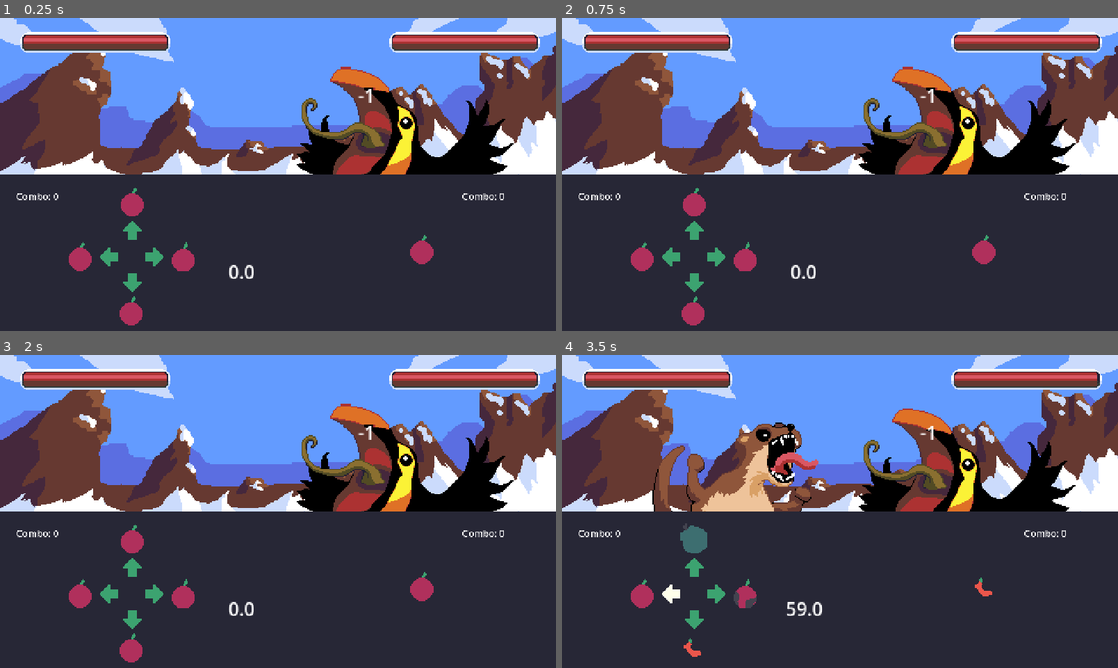
Above: before the commit, frames 1-4 (two rows, left to right).
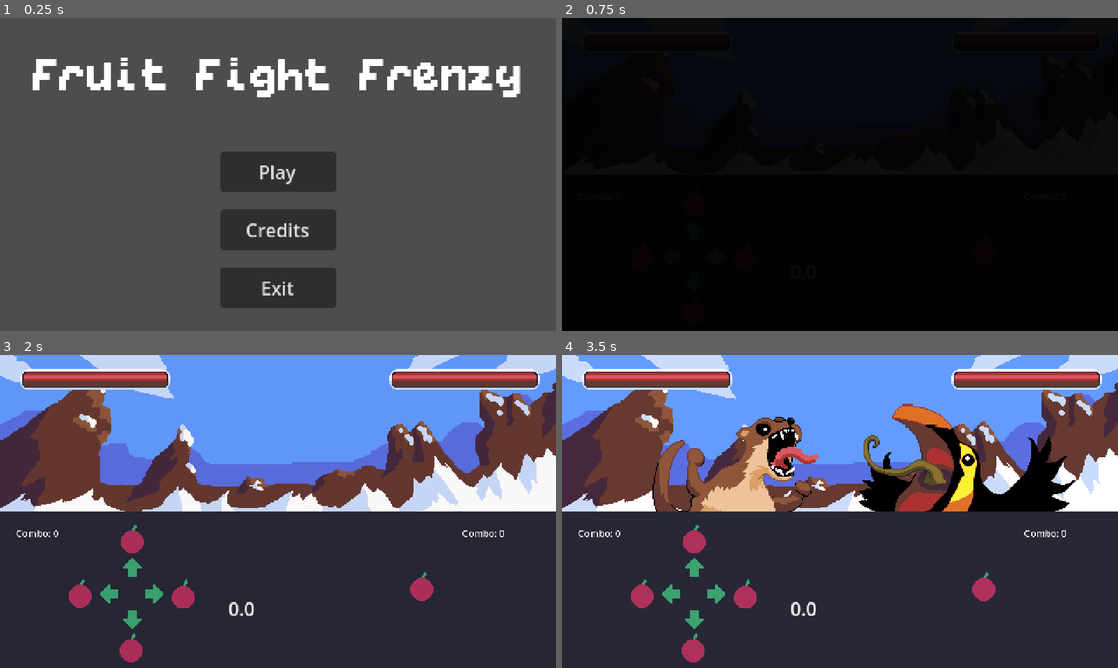
Above: after the commit, the same moments.

Repository: Explocamper2/peak_apples
Game: Godot game, scene res://main_menu.tscn
The game is run twice, just before and just after one commit, with the same random seed, the same clock (stepped at 60 frames per second) and the same inputs. Before the commit the project starts from res://main.tscn.
Inputs (mouse positions are in pixels of both pictures, inside the frame that each line leads up to):
- Up to frame 1 (0.25 s): no input
- Up to frame 2 (0.75 s): click (840, 171) at 0.5 s, where only the run after the commit has a clickable "Play"
- Up to frame 3 (2 s): tap Enter (ui_accept) at 1.25, 1.52 s; hold Up (up_arrow) from 1.28 s (still down)
- Up to frame 4 (3.5 s): tap Enter (ui_accept) at 2.27 s; release Up (up_arrow) at 2.78 s; hold Left (left_arrow) from 2.78 s (still down)

The runs differ from the first frame. In frame 1, 94% of the frame differs, in the area x 0-100%, y 0-100%; in frame 2, 96%; in frame 3, 6.3%; in frame 4, 6.5%.

Commit message:
fixed intro sequence

Diff:
--- a/new-game-project/credits.gd
+++ b/new-game-project/credits.gd
@@ -7,9 +7,9 @@
 @onready var title: RichTextLabel = $CreditsContainer/title
 @onready var fade_frame: ColorRect = $FadeFrame
 
-const base_speed := 50.0
-const speed_up_multiplier := 5.0
-const lerp_speed = 2.5
+const base_speed := 30.0
+const speed_up_multiplier := 7.0
+const lerp_speed = 3.0
 const title_color := Color(0.541176, 0.168627, 0.886275, 1)
 var scroll_speed := base_speed
 var current_speed := base_speed
--- a/new-game-project/main.gd
+++ b/new-game-project/main.gd
@@ -91,16 +91,26 @@
 func round_to_dec(num, digit):
 	return round(num * pow(10.0, digit)) / pow(10.0, digit)
 
-func show_characters():
+
+func _ready() -> void:
+	start_sequence()
+
+
+func start_sequence() -> void:
+	await _run_intro_sequence()
+	start_game()
+
+func _run_intro_sequence() -> void:
+	print("starting character animation")
 	anim_player.play("character_pop_up_anim")
+	update_stage()
 	await anim_player.animation_finished
-
-func _ready() -> void:
-	update_stage()
-	await get_tree().create_timer(1).timeout
-	anim_player.play("fadeFrameOut")
-	await anim_player.animation_finished
-	show_characters()
+	print("finished animations")
+
+
+
+func start_game() -> void:
+	await get_tree().create_timer(0.5).timeout
 	round_timer.start()
 	boss_timer.start()
 	game_running = true
--- a/new-game-project/main.tscn
+++ b/new-game-project/main.tscn
@@ -200,7 +200,7 @@
 
 [sub_resource type="Animation" id="Animation_kq58d"]
 resource_name = "character_pop_up_animation"
-length = 1.5
+length = 3.0
 tracks/0/type = "bezier"
 tracks/0/imported = false
 tracks/0/enabled = true
@@ -210,7 +210,7 @@
 tracks/0/keys = {
 "handle_modes": PackedInt32Array(0, 0),
 "points": PackedFloat32Array(150, -0.25, 0, 0.25, 0, 150, -0.25, 0, 0.25, 0),
-"times": PackedFloat32Array(0, 1.5)
+"times": PackedFloat32Array(1.3, 2.8)
 }
 tracks/1/type = "bezier"
 tracks/1/imported = false
@@ -221,7 +221,7 @@
 tracks/1/keys = {
 "handle_modes": PackedInt32Array(0, 0, 0),
 "points": PackedFloat32Array(195, -0.25, 0, 0.633333, 12, 100, -0.0666666, 73, 0.157417, 24, 95, -0.20925, 28, 0.25, 0),
-"times": PackedFloat32Array(0, 1.13333, 1.5)
+"times": PackedFloat32Array(1.3, 2.43333, 2.8)
 }
 tracks/2/type = "bezier"
 tracks/2/imported = false
@@ -232,7 +232,7 @@
 tracks/2/keys = {
 "handle_modes": PackedInt32Array(0, 0),
 "points": PackedFloat32Array(350, -0.25, 0, 0.25, 0, 350, -0.25, 0, 0.25, 0),
-"times": PackedFloat32Array(0, 1.5)
+"times": PackedFloat32Array(1.3, 2.8)
 }
 tracks/3/type = "bezier"
 tracks/3/imported = false
@@ -243,7 +243,51 @@
 tracks/3/keys = {
 "handle_modes": PackedInt32Array(0, 0, 0),
 "points": PackedFloat32Array(200, -0.25, 0, 0.533333, 7, 100, -0.0666666, 77, 0.157417, 21, 100, -0.20925, 24, 0.25, 0),
-"times": PackedFloat32Array(0, 1.13333, 1.5)
+"times": PackedFloat32Array(1.3, 2.43333, 2.8)
+}
+tracks/4/type = "bezier"
+tracks/4/imported = false
+tracks/4/enabled = true
+tracks/4/path = NodePath("fade_frame:modulate:r")
+tracks/4/interp = 1
+tracks/4/loop_wrap = true
+tracks/4/keys = {
+"handle_modes": PackedInt32Array(0, 0),
+"points": PackedFloat32Array(1, -0.25, 0, 0.25, 0, 1, -0.25, 0, 0.25, 0),
+"times": PackedFloat32Array(0, 1.5)
+}
+tracks/5/type = "bezier"
+tracks/5/imported = false
+tracks/5/enabled = true
+tracks/5/path = NodePath("fade_frame:modulate:g")
+tracks/5/interp = 1
+tracks/5/loop_wrap = true
+tracks/5/keys = {
+"handle_modes": PackedInt32Array(0, 0),
+"points": PackedFloat32Array(1, -0.25, 0, 0.25, 0, 1, -0.25, 0, 0.25, 0),
+"times": PackedFloat32Array(0, 1.5)
+}
+tracks/6/type = "bezier"
+tracks/6/imported = false
+tracks/6/enabled = true
+tracks/6/path = NodePath("fade_frame:modulate:b")
+tracks/6/interp = 1
+tracks/6/loop_wrap = true
+tracks/6/keys = {
+"handle_modes": PackedInt32Array(0, 0),
+"points": PackedFloat32Array(1, -0.25, 0, 0.25, 0, 1, -0.25, 0, 0.25, 0),
+"times": PackedFloat32Array(0, 1.5)
+}
+tracks/7/type = "bezier"
+tracks/7/imported = false
+tracks/7/enabled = true
+tracks/7/path = NodePath("fade_frame:modulate:a")
+tracks/7/interp = 1
+tracks/7/loop_wrap = true
+tracks/7/keys = {
+"handle_modes": PackedInt32Array(0, 0),
+"points": PackedFloat32Array(1, -0.25, 0, 0.25, 0, 0, -0.25, 0, 0.25, 0),
+"times": PackedFloat32Array(0, 1.5)
 }
 
 [sub_resource type="Animation" id="Animation_xuqvo"]
@@ -424,6 +468,7 @@
 texture_progress_offset = Vector2(3, 3)
 
 [node name="boss_health_indicator" type="Label" parent="."]
+visible = false
 offset_left = 298.0
 offset_top = 54.5
 offset_right = 335.0
--- a/new-game-project/main_menu.gd
+++ b/new-game-project/main_menu.gd
@@ -5,6 +5,7 @@
 @onready var exit_button: Button = $exit_button
 @onready var title: Label = $title
 @onready var anim_player: AnimationPlayer = $AnimPlayer
+const MAIN = preload("res://main.tscn")
 
 func fade_frame(state : bool) -> void:
 	if state == true: anim_player.play("FadeFrameIn")
@@ -16,13 +17,18 @@
 	pass
 
 
-func _process(_delta) -> void:
-	if play_button.pressed:
-		fade_frame(false)
-		get_tree().change_scene_to_file("res://main.tscn")
-	elif credits_button.pressed:
-		fade_frame(false)
-		get_tree().change_scene_to_file("res://credits.tscn")
-	elif exit_button.pressed:
-		pass
-		# play really loud sound
+
+
+func _on_play_button_pressed() -> void:
+	fade_frame(false)
+	get_tree().change_scene_to_file("res://main.tscn")
+
+
+func _on_credits_button_pressed() -> void:
+	fade_frame(false)
+	get_tree().change_scene_to_file("res://credits.tscn")
+
+
+func _on_exit_button_pressed() -> void:
+	# play really loud sound
+	get_tree().quit()
--- a/new-game-project/main_menu.tscn
+++ b/new-game-project/main_menu.tscn
@@ -50,6 +50,53 @@
 "times": PackedFloat32Array(0, 1)
 }
 
+[sub_resource type="Animation" id="Animation_fu7sn"]
+resource_name = "FadeFrameOut"
+tracks/0/type = "bezier"
+tracks/0/imported = false
+tracks/0/enabled = true
+tracks/0/path = NodePath("fade_frame:modulate:r")
+tracks/0/interp = 1
+tracks/0/loop_wrap = true
+tracks/0/keys = {
+"handle_modes": PackedInt32Array(0, 0),
+"points": PackedFloat32Array(0, -0.25, 0, 0.25, 0, 0, -0.25, 0, 0.25, 0),
+"times": PackedFloat32Array(0, 1)
+}
+tracks/1/type = "bezier"
+tracks/1/imported = false
+tracks/1/enabled = true
+tracks/1/path = NodePath("fade_frame:modulate:g")
+tracks/1/interp = 1
+tracks/1/loop_wrap = true
+tracks/1/keys = {
+"handle_modes": PackedInt32Array(0, 0),
+"points": PackedFloat32Array(0, -0.25, 0, 0.25, 0, 0, -0.25, 0, 0.25, 0),
+"times": PackedFloat32Array(0, 1)
+}
+tracks/2/type = "bezier"
+tracks/2/imported = false
+tracks/2/enabled = true
+tracks/2/path = NodePath("fade_frame:modulate:b")
+tracks/2/interp = 1
+tracks/2/loop_wrap = true
+tracks/2/keys = {
+"handle_modes": PackedInt32Array(0, 0),
+"points": PackedFloat32Array(0, -0.25, 0, 0.25, 0, 0, -0.25, 0, 0.25, 0),
+"times": PackedFloat32Array(0, 1)
+}
+tracks/3/type = "bezier"
+tracks/3/imported = false
+tracks/3/enabled = true
+tracks/3/path = NodePath("fade_frame:modulate:a")
+tracks/3/interp = 1
+tracks/3/loop_wrap = true
+tracks/3/keys = {
+"handle_modes": PackedInt32Array(0, 0),
+"points": PackedFloat32Array(1, -0.25, 0, 0.25, 0, 0, -0.25, 0, 0.25, 0),
+"times": PackedFloat32Array(0, 1)
+}
+
 [sub_resource type="Animation" id="Animation_7vrkn"]
 length = 0.001
 tracks/0/type = "bezier"
@@ -95,53 +142,6 @@
 "handle_modes": PackedInt32Array(0),
 "points": PackedFloat32Array(1, -0.25, 0, 0.25, 0),
 "times": PackedFloat32Array(0)
-}
-
-[sub_resource type="Animation" id="Animation_fu7sn"]
-resource_name = "FadeFrameOut"
-tracks/0/type = "bezier"
-tracks/0/imported = false
-tracks/0/enabled = true
-tracks/0/path = NodePath("fade_frame:modulate:r")
-tracks/0/interp = 1
-tracks/0/loop_wrap = true
-tracks/0/keys = {
-"handle_modes": PackedInt32Array(0, 0),
-"points": PackedFloat32Array(0, -0.25, 0, 0.25, 0, 0, -0.25, 0, 0.25, 0),
-"times": PackedFloat32Array(0, 1)
-}
-tracks/1/type = "bezier"
-tracks/1/imported = false
-tracks/1/enabled = true
-tracks/1/path = NodePath("fade_frame:modulate:g")
-tracks/1/interp = 1
-tracks/1/loop_wrap = true
-tracks/1/keys = {
-"handle_modes": PackedInt32Array(0, 0),
-"points": PackedFloat32Array(0, -0.25, 0, 0.25, 0, 0, -0.25, 0, 0.25, 0),
-"times": PackedFloat32Array(0, 1)
-}
-tracks/2/type = "bezier"
-tracks/2/imported = false
-tracks/2/enabled = true
-tracks/2/path = NodePath("fade_frame:modulate:b")
-tracks/2/interp = 1
-tracks/2/loop_wrap = true
-tracks/2/keys = {
-"handle_modes": PackedInt32Array(0, 0),
-"points": PackedFloat32Array(0, -0.25, 0, 0.25, 0, 0, -0.25, 0, 0.25, 0),
-"times": PackedFloat32Array(0, 1)
-}
-tracks/3/type = "bezier"
-tracks/3/imported = false
-tracks/3/enabled = true
-tracks/3/path = NodePath("fade_frame:modulate:a")
-tracks/3/interp = 1
-tracks/3/loop_wrap = true
-tracks/3/keys = {
-"handle_modes": PackedInt32Array(0, 0),
-"points": PackedFloat32Array(1, -0.25, 0, 0.25, 0, 0, -0.25, 0, 0.25, 0),
-"times": PackedFloat32Array(0, 1)
 }
 
 [sub_resource type="AnimationLibrary" id="AnimationLibrary_jix8l"]
@@ -187,6 +187,7 @@
 text = "Exit"
 
 [node name="fade_frame" type="ColorRect" parent="."]
+visible = false
 modulate = Color(0, 0, 0, 1)
 offset_right = 480.0
 offset_bottom = 270.0
@@ -196,3 +197,7 @@
 libraries = {
 &"": SubResource("AnimationLibrary_jix8l")
 }
+
+[connection signal="pressed" from="play_button" to="." method="_on_play_button_pressed"]
+[connection signal="pressed" from="credits_button" to="." method="_on_credits_button_pressed"]
+[connection signal="pressed" from="exit_button" to="." method="_on_exit_button_pressed"]
--- a/new-game-project/project.godot
+++ b/new-game-project/project.godot
@@ -11,7 +11,7 @@
 [application]
 
 config/name="New Game Project"
-run/main_scene="res://main.tscn"
+run/main_scene="uid://b2h5hr2lfyrqn"
 config/features=PackedStringArray("4.4", "GL Compatibility")
 config/icon="res://icon.svg"
 
